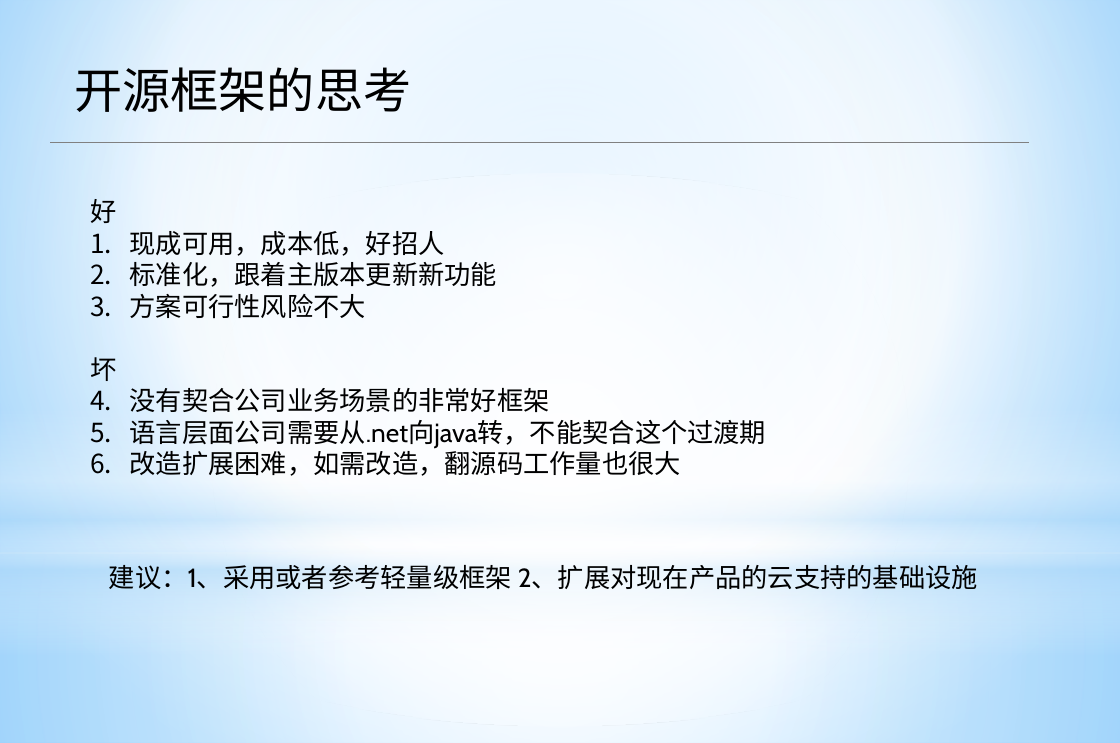
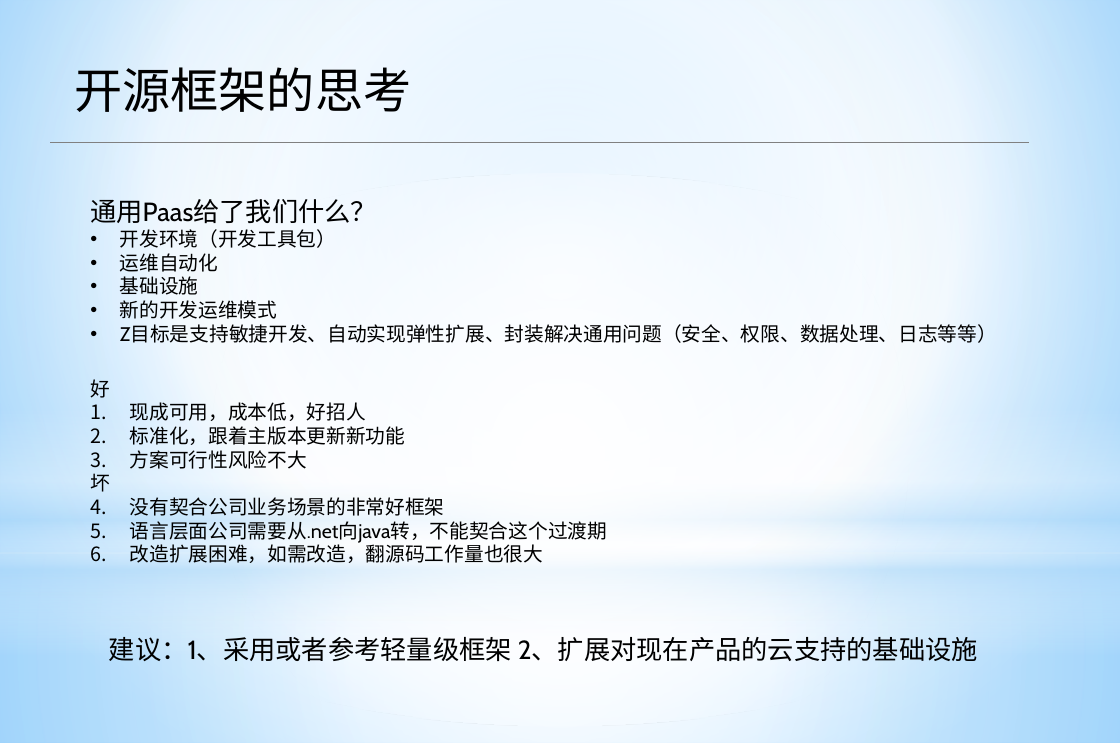
Before and after one commit to apporoad/DesignAndScheme2017, a slide deck: slide 12 of c云服务架构/Saas&Paas架构设计.pptx. Drawn at 1120x743 pixels with LibreOffice and Linux fonts; fonts in the diff are those of the drawing. Boxes give left, top, right and bottom in pixels: in the first picture for what was removed or moved away, otherwise in the second. Text is boxed around its words. In the diff, an @@ line names an element or a change of style, - is before the commit and + after.

```diff
--- a/c云服务架构/Saas&Paas架构设计.pptx
+++ b/c云服务架构/Saas&Paas架构设计.pptx
@@ text at (90,199,997,343): paragraphs added @@
+通用Paas给了我们什么？
+• 开发环境（开发工具包）
+• 运维自动化
+• 基础设施
+• 新的开发运维模式
+• Z目标是支持敏捷开发、自动实现弹性扩展、封装解决通用问题（安全、权限、数据处理、日志等等）
@@ text at (90,379,607,563): size 24 to 18 pt in "好", "现成可用，成本低，好招人", "标准化，跟着主版本更新新功能", "方案可行性风险不大" and 4 more places @@
@@ text "建议：1、采用或者参考轻量级框架 2、扩展对现在产品的云支持的基础设施": place and size @@
-text "建议：1、采用或者参考轻量级框架 2、扩展对现在产品的云支持的基础设施" at (109,560,978,594)
+text "建议：1、采用或者参考轻量级框架 2、扩展对现在产品的云支持的基础设施" at (109,632,978,666)
```
Also in this commit, not shown: 1 other slide changed, 6 slides added, 1 slide removed.
